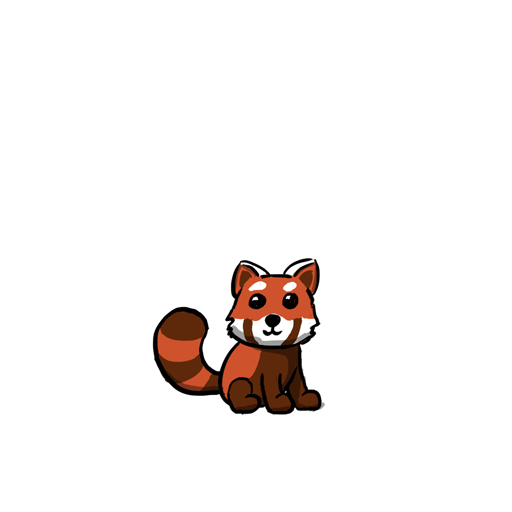
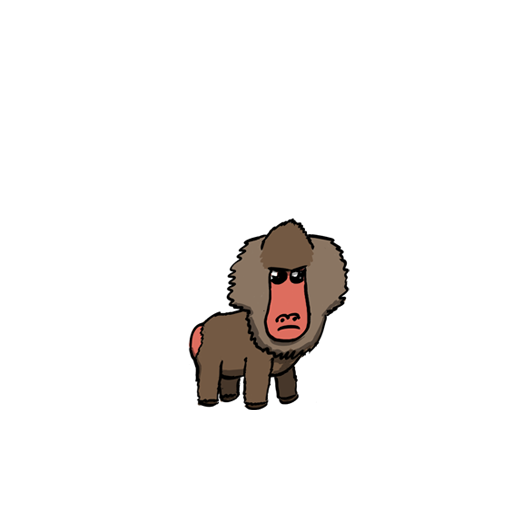
Layered file, before and after one edit (512 x 512). Changes by layer:
hid "red panda" over [152, 258, 325, 415]
added layer "baboon" above "gorilla" over [188, 218, 350, 410]
